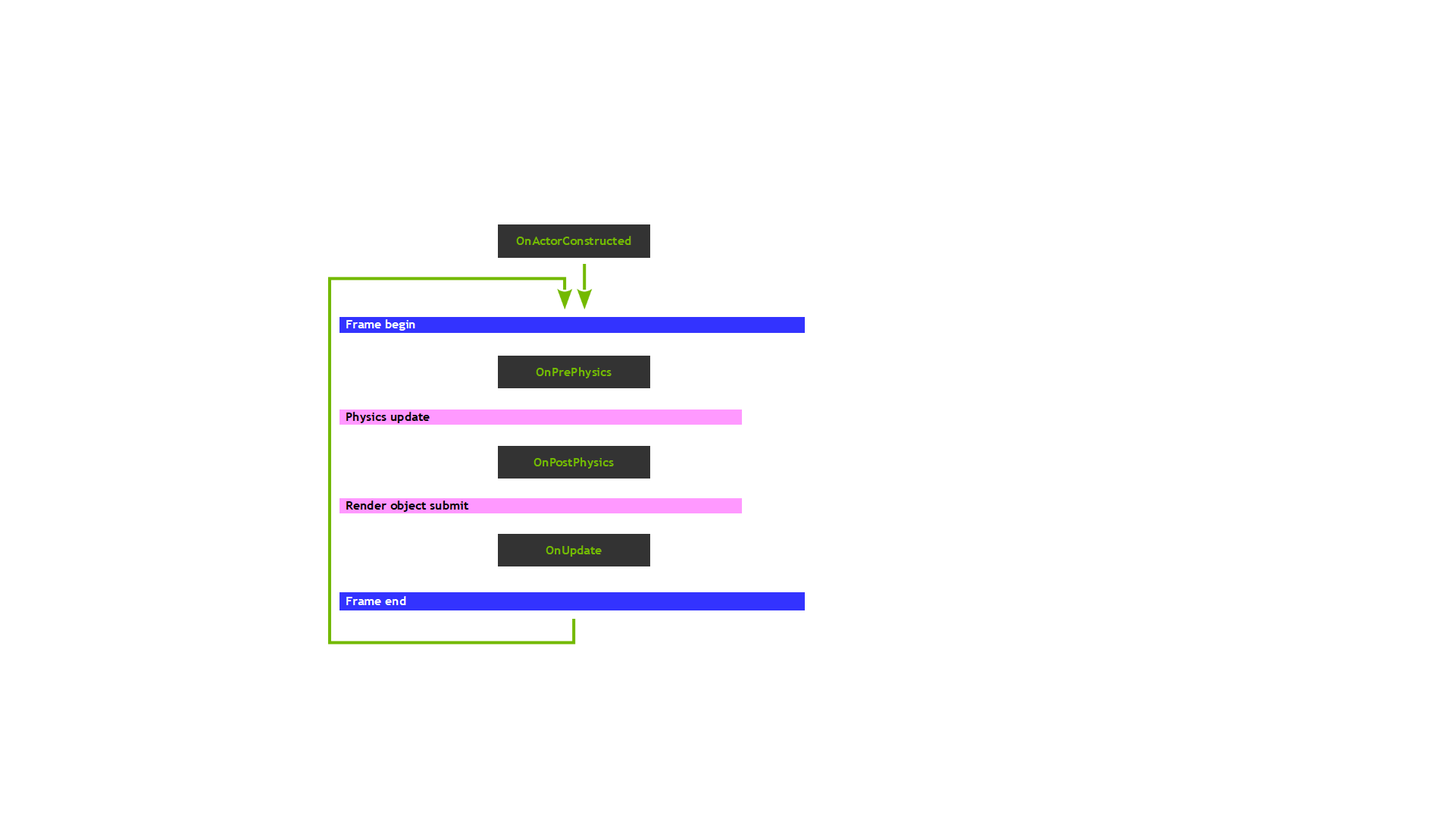
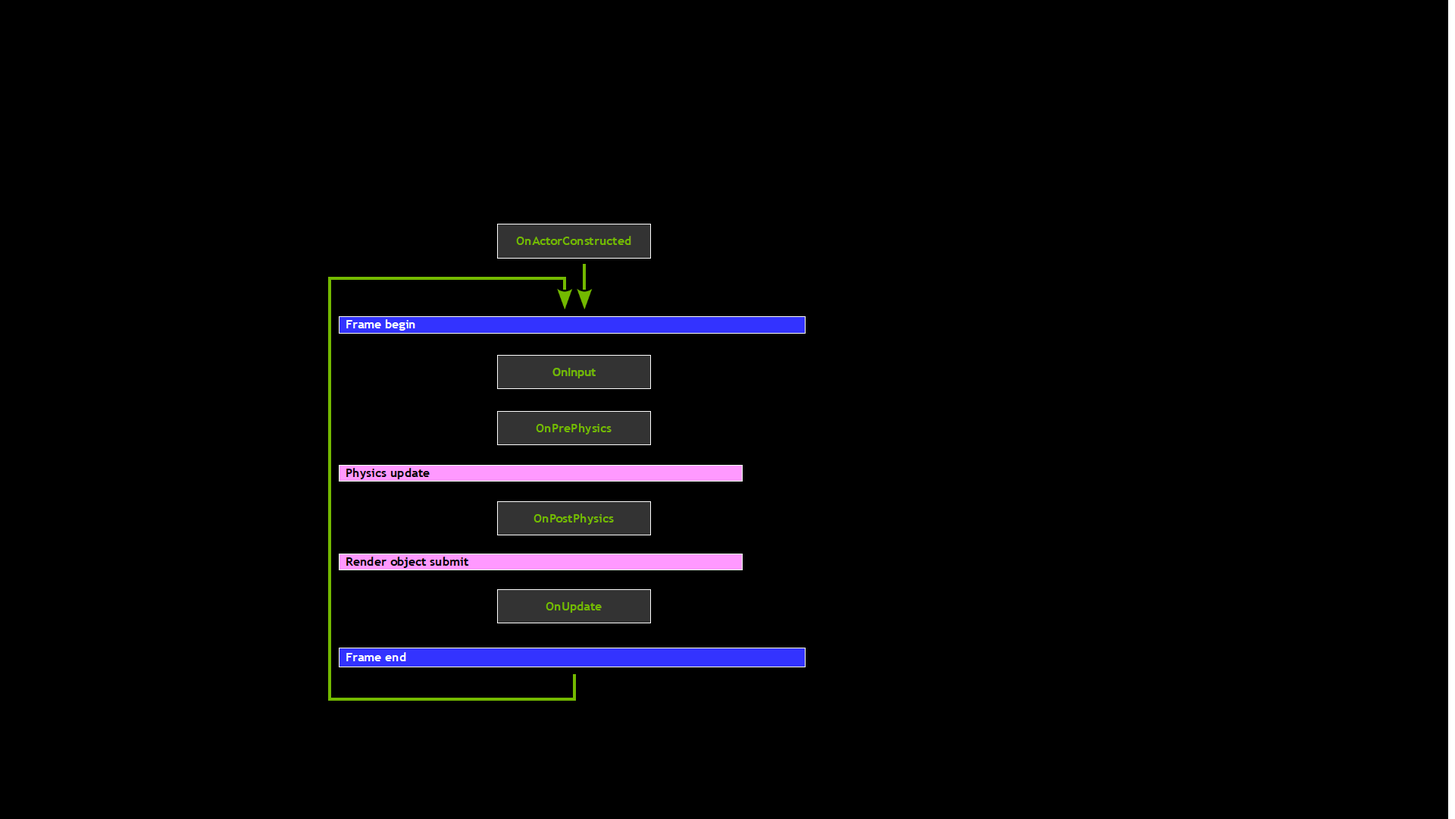
Layered file, before and after one edit (1455x819). Changes by layer:
painted on "Events" over <box>338,366,806,667</box>
added layer "Connectors" above "Arrows" over <box>328,263,586,701</box>
painted on "Arrows" over <box>328,263,587,645</box>
hid "White background" over <box>0,0,1449,819</box>
showed "Black background" over <box>0,0,1449,819</box>
